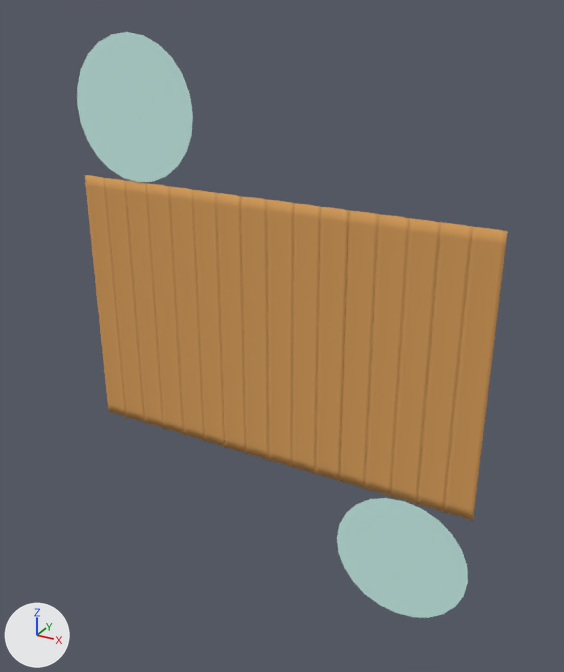
What one commit did to the glTF model static/gltf/17-2.gltf.
Before and after are seen from a 50 mm camera at (5.18, -4.92, 2.84) aimed at (2.08, 0.71, 0.02). The lights are fixed; the arrows at lower left show +X, +Y and +Z. Where no turn or scale is listed for an object, it has been applied to the vertices.

Names of what the first picture shows: '未命名', '未命名.001', '未命名.002', '未命名.003', '未命名.004', '未命名.005', '未命名.006', '未命名.007', '未命名.008', '未命名.009', '未命名.010', '未命名.011', '未命名.012', '未命名.013', '未命名.014', '未命名.015', '未命名.016', '未命名.017'.
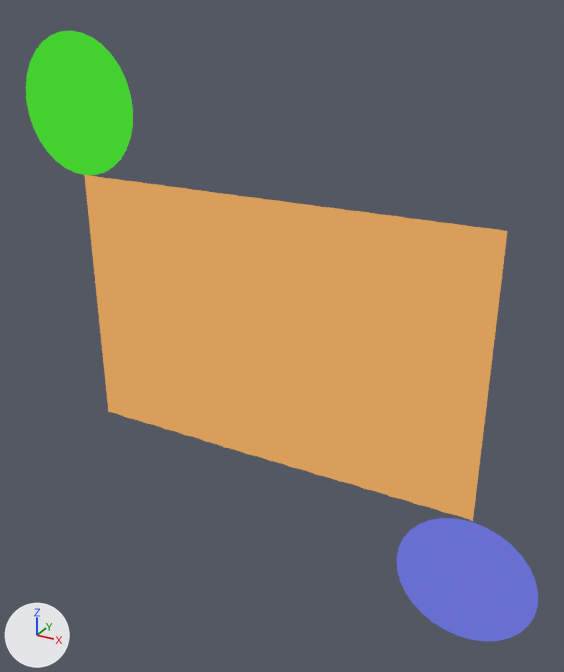
Where the change shows, as pixel boxes (x1, y1, x2, y2) in the pictures (564 x 672 px):
```json
{"object": "未命名.017", "change": "deleted", "before": [77, 32, 193, 182], "on screen": "cyan"}
{"object": "圆环.003", "change": "added", "after": [397, 518, 538, 641]}
{"object": "圆环", "change": "added", "after": [26, 31, 133, 175]}
{"object": "未命名.016", "change": "deleted", "before": [337, 498, 468, 618], "on screen": "cyan"}
{"object": "未命名.015", "change": "recoloured", "before": [444, 227, 507, 521], "after": [444, 227, 507, 521], "on screen": "brown to orange"}
{"object": "未命名.014", "change": "recoloured", "before": [417, 222, 473, 512], "after": [417, 222, 473, 512], "on screen": "brown to orange"}
{"object": "未命名.013", "change": "recoloured", "before": [391, 218, 441, 504], "after": [391, 218, 441, 504], "on screen": "brown to orange"}
{"object": "未命名.012", "change": "recoloured", "before": [365, 214, 410, 497], "after": [365, 214, 410, 497], "on screen": "brown to orange"}
{"object": "未命名.011", "change": "recoloured", "before": [339, 210, 379, 489], "after": [339, 210, 379, 489], "on screen": "brown to orange"}
{"object": "未命名.010", "change": "recoloured", "before": [315, 207, 349, 481], "after": [315, 207, 349, 481], "on screen": "brown to orange"}
{"object": "未命名.009", "change": "recoloured", "before": [292, 203, 321, 474], "after": [292, 203, 321, 474], "on screen": "brown to orange"}
{"object": "未命名.008", "change": "recoloured", "before": [267, 200, 294, 467], "after": [267, 200, 294, 467], "on screen": "brown to orange"}
{"object": "未命名.007", "change": "recoloured", "before": [241, 196, 269, 460], "after": [241, 196, 269, 460], "on screen": "brown to orange"}
{"object": "未命名.006", "change": "recoloured", "before": [216, 193, 246, 454], "after": [216, 193, 246, 454], "on screen": "brown to orange"}
{"object": "未命名.005", "change": "recoloured", "before": [193, 190, 225, 447], "after": [193, 190, 225, 447], "on screen": "brown to orange"}
{"object": "未命名.004", "change": "recoloured", "before": [170, 187, 204, 441], "after": [170, 187, 204, 441], "on screen": "brown to orange"}
{"object": "未命名.003", "change": "recoloured", "before": [147, 184, 184, 435], "after": [147, 184, 184, 435], "on screen": "brown to orange"}
{"object": "未命名.002", "change": "recoloured", "before": [126, 181, 164, 428], "after": [126, 181, 164, 428], "on screen": "brown to orange"}
{"object": "未命名.001", "change": "recoloured", "before": [105, 178, 145, 423], "after": [105, 178, 145, 423], "on screen": "brown to orange"}
{"object": "未命名", "change": "recoloured", "before": [84, 175, 126, 417], "after": [84, 175, 126, 417], "on screen": "brown to orange"}
```

The change, as JSON lines over the scene's bpy script:
```json
{"block": "mat_coloreffectr177g88b26_material", "change": "nodes: BsdfPrincipled, OutputMaterial"}
{"block": "mat_coloreffectr177g88b26_material", "change": "nodes: BsdfTransparent, Emission, LightPath, MixShader x2, OutputMaterial"}
{"op": "add", "block": "mat_材质_003", "code": ["mat_材质_003 = bpy.data.materials.new('材质.003')", "# nodes: BsdfTransparent, Emission, LightPath, MixShader, OutputMaterial", "# colours: blue #686fd1"]}
{"op": "add", "block": "mat_材质_001", "code": ["mat_材质_001 = bpy.data.materials.new('材质.001')", "# nodes: BsdfTransparent, Emission, LightPath, MixShader, OutputMaterial", "# colours: green #44d130"]}
{"op": "add", "block": "me_圆环_012", "code": ["me_圆环_012 = bpy.data.meshes.new('圆环.012')", "me_圆环_012.from_pydata(...)  # 32 vertices, 55 faces; spans x -0.636..0.634, y 0.0, z -1.272..-0.002", "me_圆环_012.materials.append(mat_材质_003)"]}
{"op": "add", "block": "me_圆环_011", "code": ["me_圆环_011 = bpy.data.meshes.new('圆环.011')", "me_圆环_011.from_pydata(...)  # 32 vertices, 55 faces; spans x -0.634..0.636, y 0.002, z 0.0..1.27", "me_圆环_011.materials.append(mat_材质_001)"]}
{"op": "remove", "block": "ob_未命名_016", "code": ["ob_未命名_016 = bpy.data.objects.new('未命名.016', me_side3)", "ob_未命名_016.location = (3.35, 0.63, -1.9)"]}
{"op": "remove", "block": "ob_未命名_017", "code": ["ob_未命名_017 = bpy.data.objects.new('未命名.017', me_side2)", "ob_未命名_017.location = (0.63, -1.9, 1.91)"]}
{"op": "add", "block": "ob_圆环_003", "code": ["ob_圆环_003 = bpy.data.objects.new('圆环.003', me_圆环_012)", "ob_圆环_003.location = (3.96, 0.64, -1.27)"]}
{"op": "add", "block": "ob_圆环", "code": ["ob_圆环 = bpy.data.objects.new('圆环', me_圆环_011)", "ob_圆环.location = (0.0, 0.64, 1.27)"]}
```
